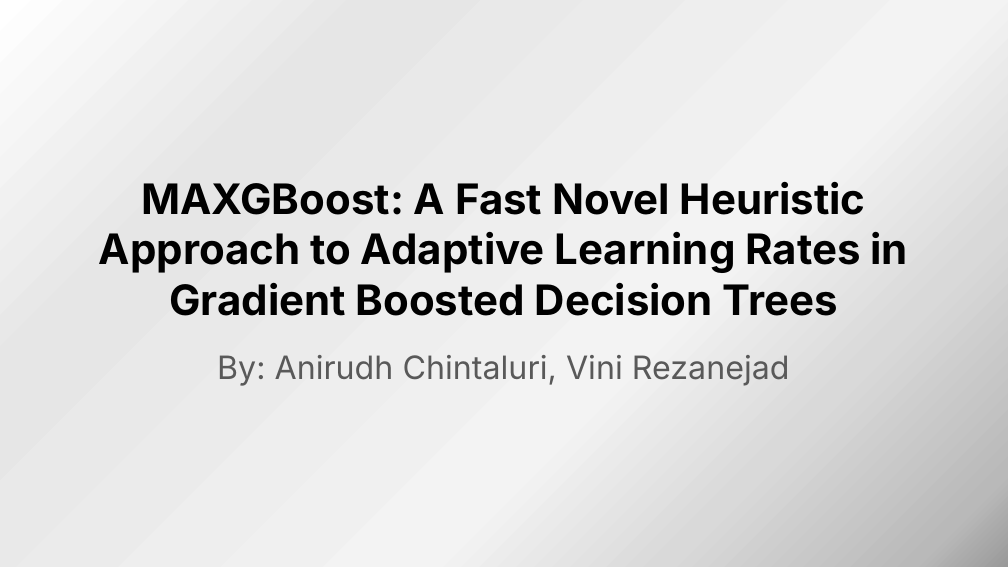
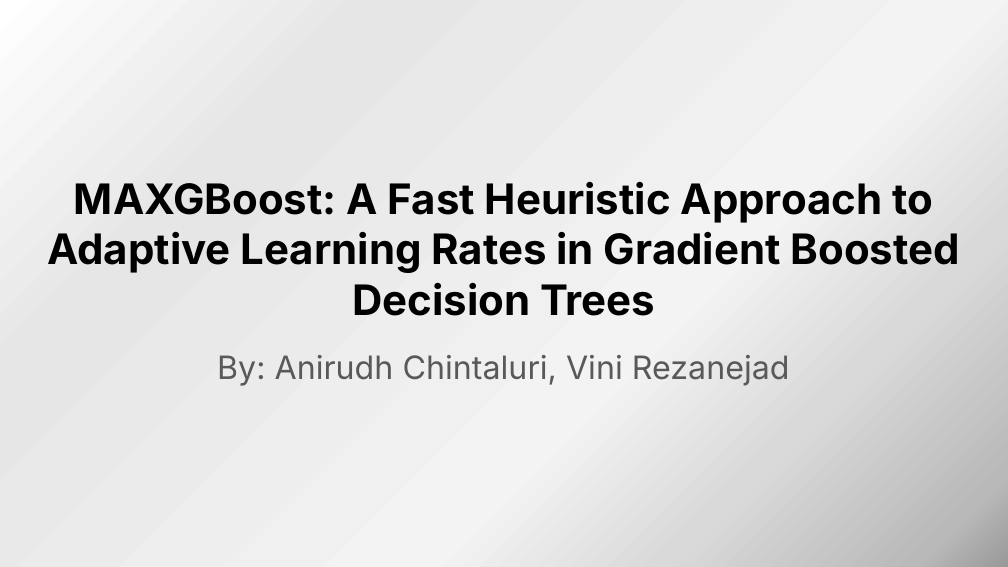
Before and after one commit to Vini-41/MAXGBoost, a slide deck: slide 1 of Deliverables/Presentation.pptx. Drawn at 1008x567 pixels with LibreOffice and Linux fonts; fonts in the diff are those of the drawing. Boxes give left, top, right and bottom in pixels: in the first picture for what was removed or moved away, otherwise in the second. Text is boxed around its words. In the diff, an @@ line names an element or a change of style, - is before the commit and + after.

```diff
--- a/Deliverables/Presentation.pptx
+++ b/Deliverables/Presentation.pptx
@@ title at box(47, 182, 960, 316): text changed @@
-MAXGBoost: A Fast Novel Heuristic Approach to Adaptive Learning Rates in Gradient Boosted Decision Trees
+MAXGBoost: A Fast Heuristic Approach to Adaptive Learning Rates in Gradient Boosted Decision Trees
```
Also in this commit, not shown: 4 other files.
